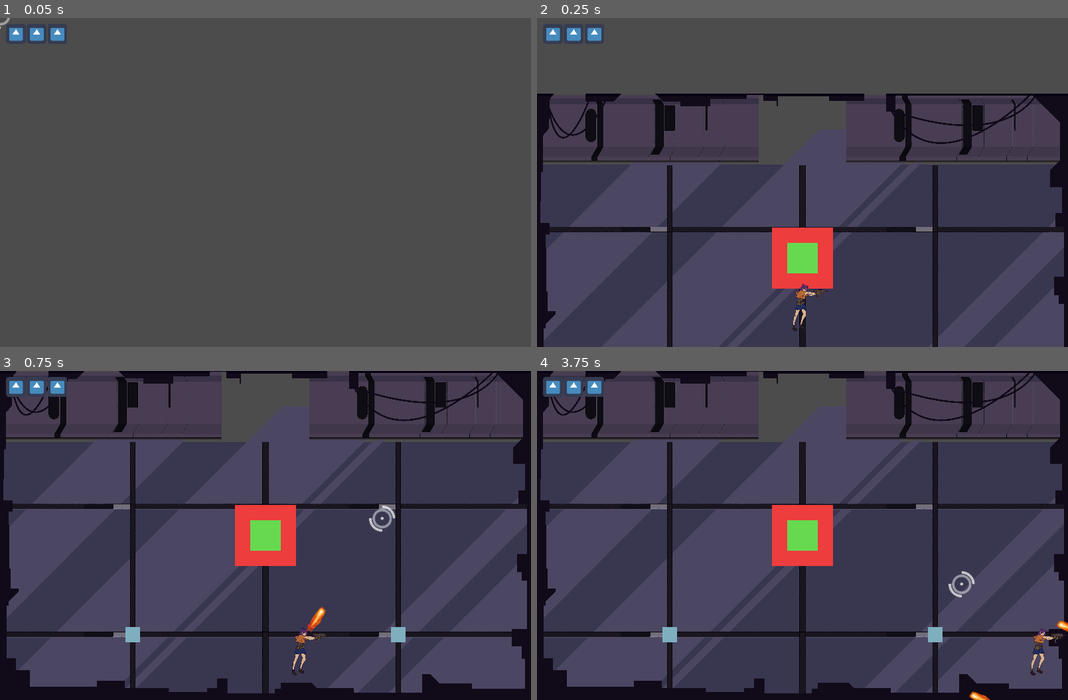
Above: before the commit, frames 1-4 (two rows, left to right).
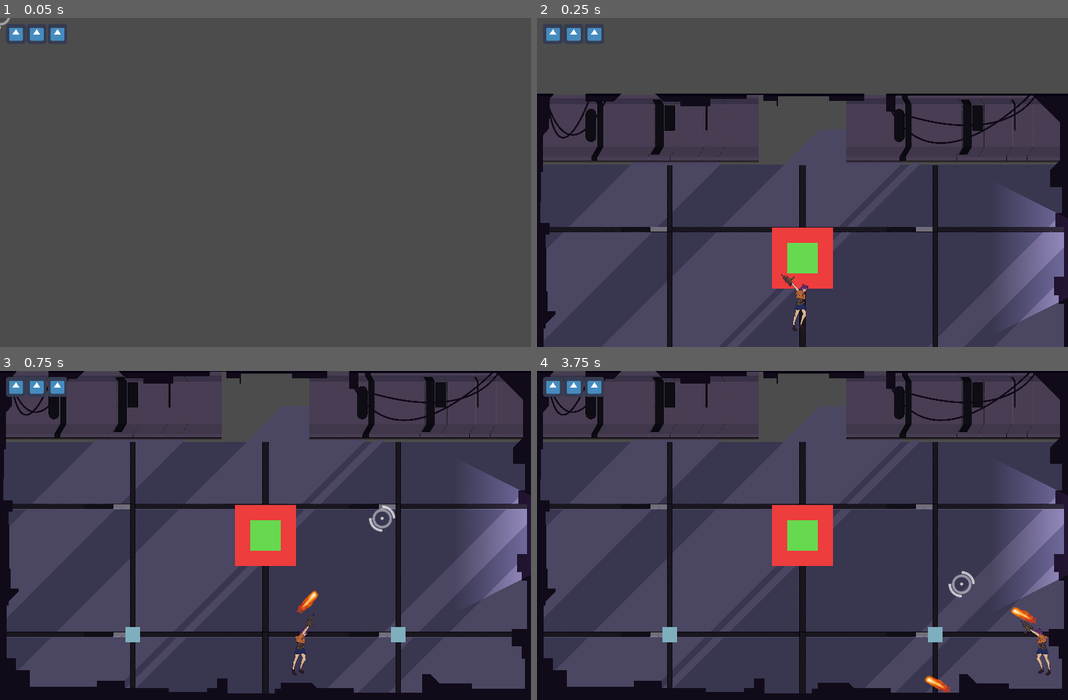
Above: after the commit, the same moments.

Repository: htw6174/purge-cycle
Game: Godot game, scene res://main.tscn
Two runs of this game, one before a commit and one after it. Both use one fixed random seed, a clock stepped at 60 frames per second and the inputs below. The engine's default icon, where the game draws it, is replaced by a stand-in: a white triangle on a blue panel in a dark square.
Inputs (mouse positions are in pixels of both pictures, inside the frame that each line leads up to):
- Up to frame 1 (0.05 s): no input
- Up to frame 2 (0.25 s): no input
- Up to frame 3 (0.75 s): move the mouse to (382, 519) at 0.52 s; hold Right (move_right) from 0.53 s (still down); tap Space (fire_primary) at 0.6 s
- Up to frame 4 (3.75 s): move the mouse to (696, 551) at 1.27 s; release Right (move_right) at 1.28 s; hold Down (move_down) 1.28-2.03 s; tap Space (fire_primary) every 0.75 s from 1.35 to 3.6 s; tap Enter at 2 s; move the mouse to (855, 463) at 2.02 s; hold Right (move_right) 2.03-2.78 s; move the mouse to (775, 601) at 2.77 s; hold Up (move_up) 2.78-3.53 s; move the mouse to (961, 584) at 3.52 s; hold Left (move_left) from 3.53 s (still down)

Frame 1 is identical in both runs. In frame 2, 3.2% of the frame differs, in the area x 46-100%, y 52-94%; in frame 3, 3.4%; in frame 4, 3.7%, in the area x 72-100%, y 29-100%.

Commit message:
fix player test scene, add light to doors

Diff:
--- a/main.tscn
+++ b/main.tscn
@@ -1,6 +1,6 @@
 [gd_scene load_steps=7 format=2]
 
-[ext_resource path="res://player/player.tscn" type="PackedScene" id=1]
+[ext_resource path="res://temp_art/player_temp/player_test.tscn" type="PackedScene" id=1]
 [ext_resource path="res://room/level_builder.tscn" type="PackedScene" id=2]
 [ext_resource path="res://gui/prompt.tscn" type="PackedScene" id=3]
 [ext_resource path="res://gui/hp_display.gd" type="Script" id=4]
@@ -57,6 +57,6 @@
 max_width = 4
 max_height = 3
 
-[node name="Player" parent="." instance=ExtResource( 1 )]
+[node name="Player_test" parent="." instance=ExtResource( 1 )]
 
 [connection signal="timeout" from="CanvasLayer/GUI/HUD/PurgeTimer/Timer" to="CanvasLayer/GUI/HUD/PurgeTimer" method="_on_Timer_timeout"]
--- a/player/player.gd
+++ b/player/player.gd
@@ -7,6 +7,8 @@
 export(PackedScene) var bullet_scene: PackedScene
 export(NodePath) var crosshair_path: NodePath
 onready var crosshair: Node2D = get_node(crosshair_path)
+export(NodePath) var bullet_origin_path: NodePath
+onready var bullet_origin: Node2D = get_node(bullet_origin_path)
 
 var current_hp: int
 var controls_enabled: bool = true
@@ -40,6 +42,17 @@
 		if Input.is_action_pressed("move_up"):
 			move_vector.y -= 1
 
+		if move_vector.x < 0:
+			$Bottom.scale.x = -1
+		else:
+			$Bottom.scale.x = 1
+
+		var aim_diff: Vector2 = get_global_mouse_position() - self.global_position
+		if aim_diff.x < 0:
+			$Top.scale.x = -1
+		else:
+			$Top.scale.x = 1
+
 		if move_vector.length() > 0:
 			move_vector = move_vector.normalized() * move_speed
 
@@ -60,7 +73,7 @@
 
 func fire():
 	var new_shot = bullet_scene.instance() as Bullet
-	new_shot.position = self.position + $BulletOrigin.position
+	new_shot.position = bullet_origin.global_position
 	$Unattached/FiredShots.add_child(new_shot)
 	new_shot.fire_towards(crosshair)
 	#new_shot.owner = $Unattached/FiredShots
--- a/room/door.tscn
+++ b/room/door.tscn
@@ -1,6 +1,8 @@
-[gd_scene load_steps=6 format=2]
+[gd_scene load_steps=8 format=2]
 
 [ext_resource path="res://room/door.gd" type="Script" id=1]
+[ext_resource path="res://room/sprites/door_light2.png" type="Texture" id=3]
+[ext_resource path="res://room/sprites/door_mask.png" type="Texture" id=4]
 
 [sub_resource type="RectangleShape2D" id=2]
 
@@ -78,6 +80,29 @@
 color = Color( 0.670588, 0.760784, 0.345098, 1 )
 polygon = PoolVector2Array( -10, 5, -10, -5, 10, -5, 10, 5 )
 
+[node name="Node2D" type="Node2D" parent="."]
+position = Vector2( 0, 1.90735e-06 )
+
+[node name="LightSprite" type="Sprite" parent="Node2D"]
+visible = false
+light_mask = 3
+position = Vector2( 0, 25 )
+scale = Vector2( 0.1, 0.1 )
+texture = ExtResource( 3 )
+
+[node name="Light2D" type="Light2D" parent="Node2D"]
+position = Vector2( 0, 25 )
+scale = Vector2( 0.1, 0.1 )
+texture = ExtResource( 3 )
+
+[node name="LightMask" type="Light2D" parent="."]
+position = Vector2( 160, -2 )
+scale = Vector2( 0.1, 0.1 )
+texture = ExtResource( 4 )
+energy = 0.0
+mode = 3
+range_item_cull_mask = 2
+
 [node name="AnimationPlayer" type="AnimationPlayer" parent="."]
 anims/RESET = SubResource( 3 )
 anims/door_close = SubResource( 4 )
--- a/temp_art/player_temp/player_test.tscn
+++ b/temp_art/player_temp/player_test.tscn
@@ -31,6 +31,7 @@
 script = ExtResource( 3 )
 bullet_scene = ExtResource( 6 )
 crosshair_path = NodePath("Unattached/Crosshair")
+bullet_origin_path = NodePath("Top/TopSprite/RightArm/BulletOrigin")
 
 [node name="CollisionShape2D" type="CollisionShape2D" parent="."]
 position = Vector2( -3.20949, -1.18242 )
@@ -44,32 +45,32 @@
 position = Vector2( 0.0946045, -13.7906 )
 shape = SubResource( 2 )
 
-[node name="top" type="Node2D" parent="."]
+[node name="Top" type="Node2D" parent="."]
 position = Vector2( 0, -21.761 )
+
+[node name="TopSprite" type="AnimatedSprite" parent="Top"]
 scale = Vector2( 0.05, 0.05 )
-
-[node name="TopSprite" type="AnimatedSprite" parent="top"]
-scale = Vector2( 1, 1 )
 frames = SubResource( 4 )
 
-[node name="RightArm" type="Sprite" parent="top/TopSprite"]
+[node name="RightArm" type="Sprite" parent="Top/TopSprite"]
 position = Vector2( -20, 15.22 )
 z_index = 2
 texture = ExtResource( 8 )
 offset = Vector2( 160, 9.19495 )
 script = ExtResource( 2 )
 
-[node name="LeftArm" type="Sprite" parent="top/TopSprite/RightArm"]
+[node name="LeftArm" type="Sprite" parent="Top/TopSprite/RightArm"]
 position = Vector2( 107.576, 5.95792 )
-scale = Vector2( 1, 1 )
 z_index = -3
 texture = ExtResource( 7 )
 
-[node name="BulletOrigin" type="Node2D" parent="top/TopSprite/RightArm"]
+[node name="BulletOrigin" type="Node2D" parent="Top/TopSprite/RightArm"]
 position = Vector2( 353, -29.0001 )
 scale = Vector2( 20, 20 )
 
-[node name="BottomSprite" type="AnimatedSprite" parent="."]
+[node name="Bottom" type="Node2D" parent="."]
+
+[node name="BottomSprite" type="AnimatedSprite" parent="Bottom"]
 position = Vector2( 0, -6 )
 scale = Vector2( 0.05, 0.05 )
 frames = ExtResource( 1 )
Binary file added: room/sprites/door_light.png
Not shown, added: room/sprites/door_light.png.import
Binary file added: room/sprites/door_light2.png
Not shown, added: room/sprites/door_light2.png.import
Binary file added: room/sprites/door_mask.png
Not shown, added: room/sprites/door_mask.png.import
